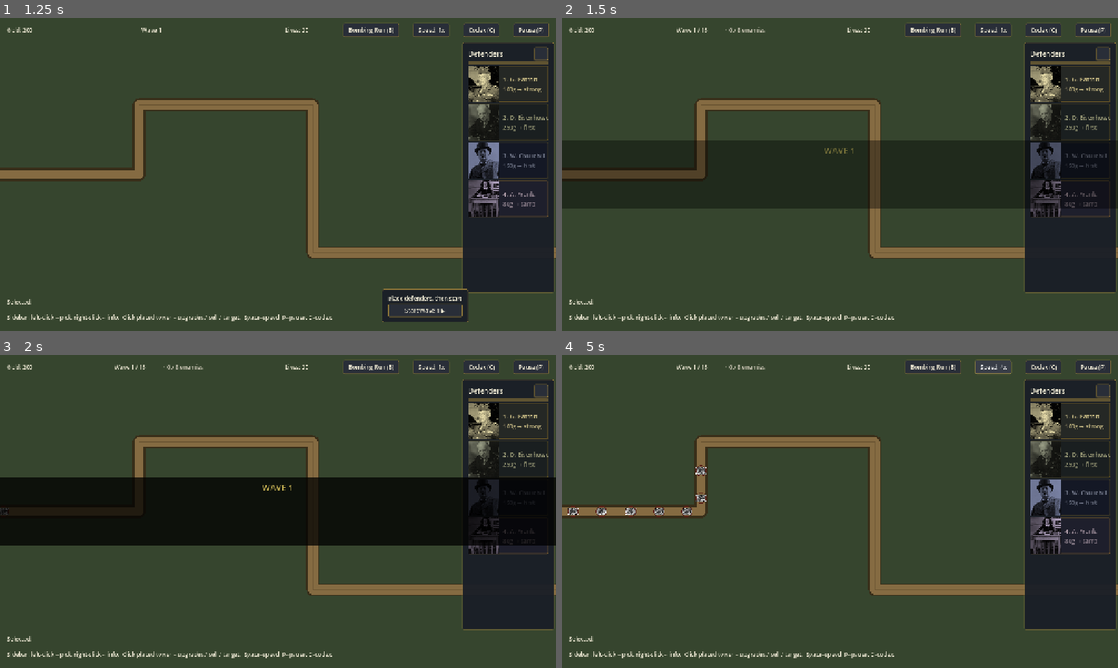
Above: before the commit, frames 1-4 (two rows, left to right).
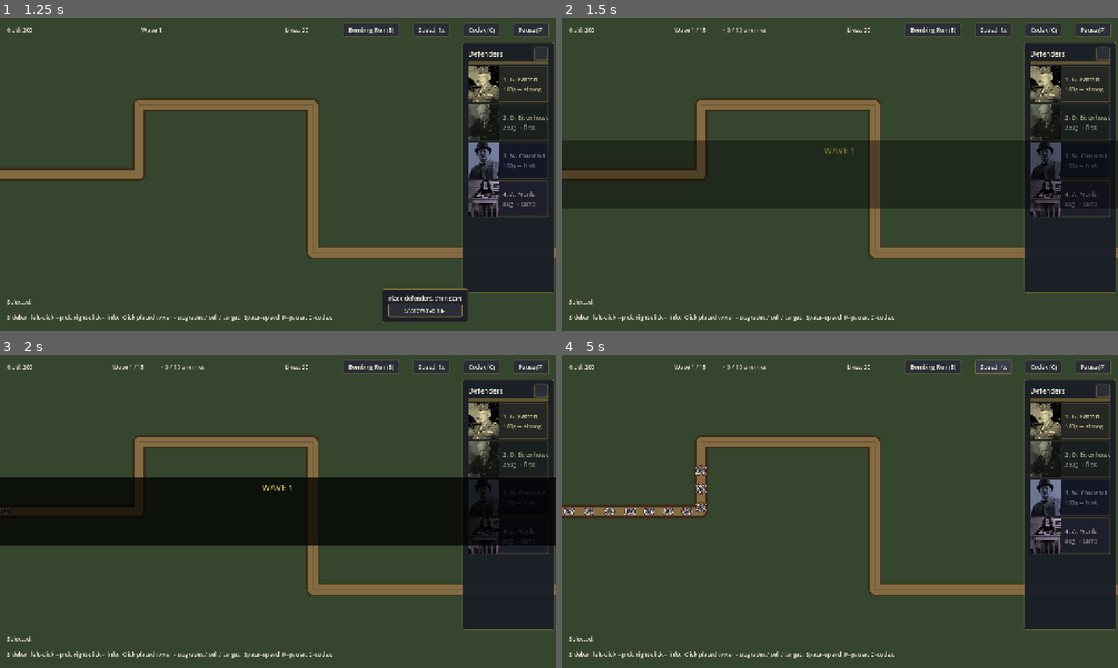
Above: after the commit, the same moments.

Repository: Josh-Buck/wwii-td
Game: Godot game, scene res://scenes/main/Main.tscn
Two runs of this game, one before a commit and one after it. Both use one fixed random seed, a clock stepped at 60 frames per second and the inputs below.
Inputs:
- Up to frame 1 (1.25 s): click "Start Run" at 0.5 s
- Up to frame 2 (1.5 s): click "Start Wave 1 ▶" at 1.25 s
- Up to frame 3 (2 s): no input
- Up to frame 4 (5 s): click "Bombing Run (B)" at 2 s; click "Click target… (Esc)" at 2.75 s; click "Speed: 1x" at 3.5 s; click "Speed: 2x" at 4.25 s

Frame 1 is identical in both runs. In frame 2, 0.1% of the frame differs, in the area x 20-37%, y 2-5%; in frame 3, 0.1%; in frame 4, 0.7%, in the area x 0-37%, y 2-52%.

Commit message:
feel: tower rank insignia + tighter opening waves
- Placed towers now draw pips along the top edge showing purchased
  upgrade tiers. Branch A on the left (gold pips, blue B on the right);
  T3 draws a 5-point star instead of pips. Visible investment feedback.
- Wave 1 / 2 / 3 spawn faster and pack more units so the opening
  doesn't feel sleepy. Bersaglieri now scouts wave 2 alongside infantry.

Diff:
--- a/data/waves/m0.json
+++ b/data/waves/m0.json
@@ -2,20 +2,21 @@
   {
     "wave": 1,
     "spawns": [
-      {"enemy": "wehrmacht_infantry", "count": 8, "interval": 0.9}
+      {"enemy": "wehrmacht_infantry", "count": 10, "interval": 0.6}
     ]
   },
   {
     "wave": 2,
     "spawns": [
-      {"enemy": "wehrmacht_infantry", "count": 14, "interval": 0.7}
+      {"enemy": "wehrmacht_infantry", "count": 16, "interval": 0.45},
+      {"enemy": "bersaglieri", "count": 2, "interval": 0.5, "delay": 5.0}
     ]
   },
   {
     "wave": 3,
     "spawns": [
-      {"enemy": "wehrmacht_infantry", "count": 8, "interval": 0.6},
-      {"enemy": "panzer_iii", "count": 2, "interval": 2.0, "delay": 4.0}
+      {"enemy": "wehrmacht_infantry", "count": 10, "interval": 0.4},
+      {"enemy": "panzer_iii", "count": 3, "interval": 1.5, "delay": 3.0}
     ]
   },
   {
--- a/scenes/towers/Tower.gd
+++ b/scenes/towers/Tower.gd
@@ -532,6 +532,38 @@
 		draw_arc(Vector2.ZERO, stats.aura_radius, 0, TAU, 64, Color(1.0, 0.95, 0.5, 0.30), 1.0)
 	# Faction flag stripe always shows (over portrait or placeholder).
 	_draw_flag_stripe(stats.faction)
+	# Rank insignia for purchased upgrades — pips along the top edge per branch.
+	_draw_rank_insignia()
+
+func _draw_rank_insignia() -> void:
+	if upgrade_a_tier == 0 and upgrade_b_tier == 0:
+		return
+	var y: float = -TOWER_RADIUS - 4.0
+	# Branch A on the left, B on the right.
+	_draw_pip_row(Vector2(-TOWER_RADIUS + 6, y), upgrade_a_tier, Color(0.95, 0.78, 0.32))
+	_draw_pip_row(Vector2(TOWER_RADIUS - 6, y), upgrade_b_tier, Color(0.65, 0.85, 0.95), -1)
+
+func _draw_pip_row(origin: Vector2, tier: int, col: Color, direction: int = 1) -> void:
+	if tier <= 0:
+		return
+	if tier >= 3:
+		# Tier 3 → star instead of pips.
+		_draw_star(origin + Vector2(direction * 4, 0), 5.0, col)
+		return
+	var spacing: float = 5.0
+	for i in tier:
+		var p := origin + Vector2(direction * (i * spacing), 0)
+		draw_circle(p, 2.2, Color(0, 0, 0, 0.6))
+		draw_circle(p, 1.6, col)
+
+func _draw_star(center: Vector2, r: float, col: Color) -> void:
+	var pts := PackedVector2Array()
+	for i in 10:
+		var a: float = -PI / 2.0 + i * PI / 5.0
+		var rr: float = r if i % 2 == 0 else r * 0.45
+		pts.append(center + Vector2(cos(a), sin(a)) * rr)
+	draw_colored_polygon(pts, col)
+	draw_polyline(pts + PackedVector2Array([pts[0]]), Color(0, 0, 0, 0.7), 1.0)
 
 func _draw_portrait() -> void:
 	var tex: Texture2D = stats.portrait
